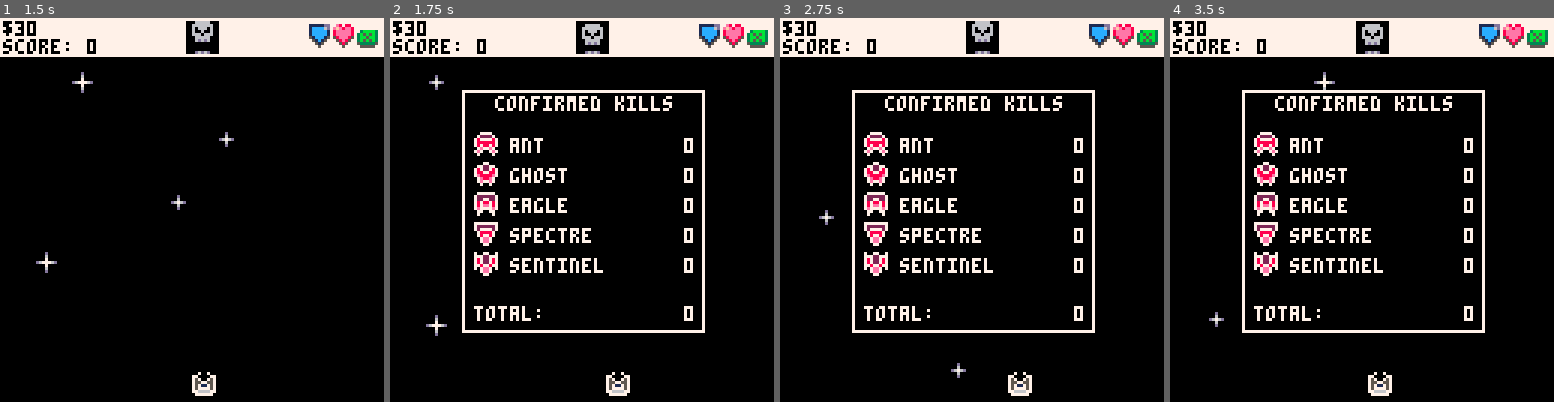
Above: before the commit, frames 1-4 (left to right).
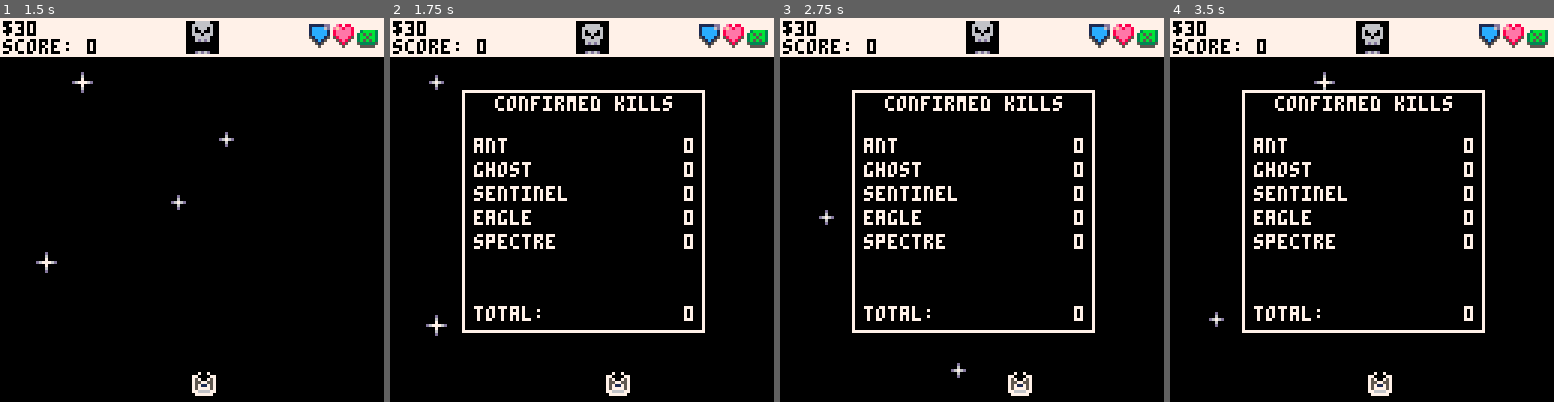
Above: after the commit, the same moments.

Repository: NinetiesPaul/Orion-s-Defender
Game: PICO-8 cartridge orionsdefender.p8
The game is run twice, just before and just after one commit, with the same random seed, the same clock (stepped at 60 frames per second) and the same inputs.
Inputs:
- Up to frame 1 (1.5 s): tap X (X key) at 0.33, 1.07 s; tap O (Z key) at 0.7 s
- Up to frame 2 (1.75 s): hold Right from 1.6 s (still down); tap O (Z key) at 1.7 s
- Up to frame 3 (2.75 s): tap X (X key) at 1.85 s; release Right at 2.1 s; tap O (Z key) at 2.1, 2.5 s; hold Up 2.15-2.42 s; hold Right from 2.47 s (still down)
- Up to frame 4 (3.5 s): tap O (Z key) at 2.9, 3.3 s; tap X (X key) at 2.97 s; release Right at 3.03 s; hold Left from 3.08 s (still down)

Frame 1 is identical in both runs. In frame 2, 4.0% of the frame differs, in the area x 21-79%, y 29-68%; in frame 3, 4.0%; in frame 4, 4.0%.

Commit message:
small code improvements

Diff:
--- a/orionsdefender.p8
+++ b/orionsdefender.p8
@@ -204,8 +204,6 @@
 			b_shot_speed = 1.5,
 			b_speed =  0.75,
 			b_cdr = 90,
-			n_destroyed = 0,
-			knowledge_level = 0,
 			score = 100,
 			reward = 8
 		},
@@ -219,8 +217,6 @@
 			b_shot_speed = 1.0,
 			b_speed =  1,
 			b_cdr = 75,
-			n_destroyed = 0,
-			knowledge_level = 0,
 			score = 125,
 			reward = 12
 		},
@@ -234,8 +230,6 @@
 			b_shot_speed = 1.5,
 			b_speed =  1.7,
 			b_cdr = 60,
-			n_destroyed = 0,
-			knowledge_level = 0,
 			score = 150,
 			reward = 14
 		},
@@ -249,8 +243,6 @@
 			b_shot_speed = 1.3,
 			b_speed =  1.5,
 			b_cdr = 45,
-			n_destroyed = 0,
-			knowledge_level = 0,
 			score = 175,
 			reward = 16
 		},
@@ -264,8 +256,6 @@
 			b_shot_speed = 1.7,
 			b_speed =  1.7,
 			b_cdr = 45,
-			n_destroyed = 0,
-			knowledge_level = 0,
 			score = 250,
 			reward = 20
 		}
@@ -286,6 +276,13 @@
 	}
 	battle_rewards = 0
 	battle_started = false
+	confirmed_kills = {
+		ant = { n_destroyed = 0, knowledge_level = 0 },
+		ghost = { n_destroyed = 0, knowledge_level = 0 },
+		eagle = { n_destroyed = 0, knowledge_level = 0 },
+		spectre = { n_destroyed = 0, knowledge_level = 0 },
+		sentinel = { n_destroyed = 0, knowledge_level = 0 }
+	}
 
 	transition_animation = false
 	left_side = 0
@@ -324,14 +321,13 @@
 			rect(24,24,104,104, 7)
 			palt(0, false) rectfill(25,25,103,103, 0) palt(0, true)
 
-			if pause_menu_page == 1 or  pause_menu_page == 2 then
-				linect = 0
-				for e in all(enemy_list) do
-					spr(e.spr_ok, 28, 38 + linect * 10)
-					print(e.name, 40, 40 + linect * 10, 7)
-					if (pause_menu_page == 1) print(e.n_destroyed, 98, 40 + linect * 10, 7)
-					if (pause_menu_page == 2) print(e.knowledge_level .. "/3", 90, 40 + linect * 10, 7)
-					linect+=1
+			if pause_menu_page == 1 or pause_menu_page == 2 then
+				line_ct = 0
+				for k,v in pairs(confirmed_kills) do
+					print(k, 28, 40 + line_ct * 8, 7)
+					if (pause_menu_page == 1) print(v.n_destroyed, 98, 40 + line_ct * 8, 7)
+					if (pause_menu_page == 2) print(v.knowledge_level.."/3", 90, 40 + line_ct * 8, 7)
+					line_ct += 1
 				end
 			end
 
@@ -769,6 +765,7 @@
 		b_health = enemy_data.b_health + (pirate_rep - 1)
 		b_energy = enemy_data.b_energy+ (pirate_rep - 1)
 
+		enemy.name = enemy_data.name
 		enemy.spr = enemy_data.spr_ok
 		enemy.spr_damage = enemy_data.spr_damage
 		enemy.health = b_health
@@ -1254,27 +1251,6 @@
 	del(bullets,b)
 end
 
-function destroy_enemy(e)
-	for el in all(enemy_list) do -- [code improv] -- isn't it easier to create  dict specific to handle kill stats instead of looping enemy lib?
-		if e.spr == el.spr_ok then
-			el.n_destroyed += 1
-
-			if el.n_destroyed % 5 == 0 and el.knowledge_level < 3 then
-				el.knowledge_level += 1
-			end
-		end
-	end
-
-	total_enemies_destroyed += 1
-	if (pirate_rep < 3 and total_enemies_destroyed % 15 == 0) pirate_rep += 1
-
-	score += e.score
-	battle_rewards += flr(10 + (e.reward * (pirate_rep/2))) + e.bounty
-	create_explosion(e.x,e.y)
-	sfx(05)
-	del(enemies,e)
-end
-
 function create_explosion(ex,ey)
 	local explosion = {}
 	explosion.spr = 054
@@ -1413,6 +1389,20 @@
 
 function draw_enemy_bullet(eb)
 	spr(001,eb.x,eb.y)
+end
+
+function destroy_enemy(e)
+	confirmed_kills[e.name].n_destroyed += 1
+	if (confirmed_kills[e.name].n_destroyed % 5 == 0 and confirmed_kills[e.name].knowledge_level < 3) confirmed_kills[e.name].knowledge_level += 1
+
+	total_enemies_destroyed += 1
+	if (pirate_rep < 3 and total_enemies_destroyed % 10 == 0) pirate_rep += 1
+
+	score += e.score
+	battle_rewards += flr(10 + (e.reward * (pirate_rep/2))) + e.bounty
+	create_explosion(e.x,e.y)
+	sfx(05)
+	del(enemies,e)
 end
 -->8
 -- shop
